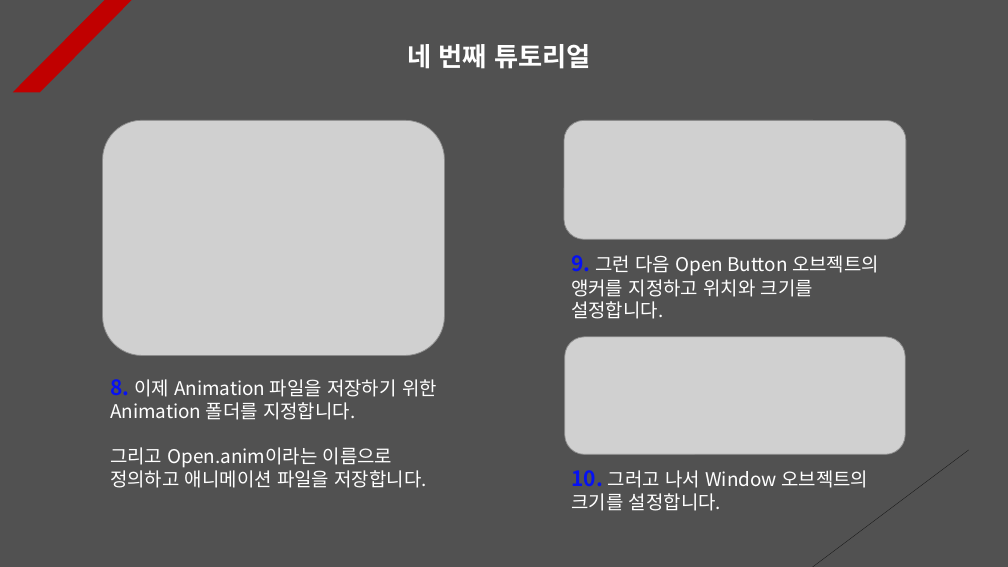
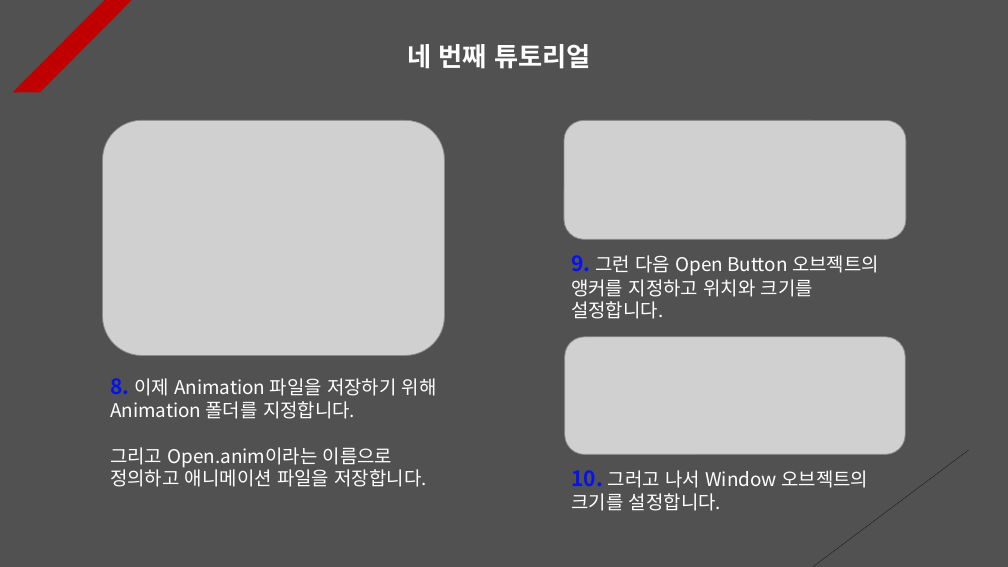
Before and after one commit to Unity2033/3D-UnityEngine, a slide deck: slide 4 of Assets/Animation Clip/PPT Data/Animation Clip Example.pptx. Drawn at 1008x567 pixels with LibreOffice and Linux fonts; fonts in the diff are those of the drawing; grey boxes stand for pictures. Boxes give left, top, right and bottom in pixels: in the first picture for what was removed or moved away, otherwise in the second. Text is boxed around its words. In the diff, an @@ line names an element or a change of style, - is before the commit and + after.

```diff
--- a/Assets/Animation Clip/PPT Data/Animation Clip Example.pptx
+++ b/Assets/Animation Clip/PPT Data/Animation Clip Example.pptx
@@ text at <box>110,378,437,419</box>: text changed @@
-8. 이제 Animation 파일을 저장하기 위한 Animation 폴더를 지정합니다.
+8. 이제 Animation 파일을 저장하기 위해 Animation 폴더를 지정합니다.
```
Also in this commit, not shown: 5 other slides changed, 2 slides added, 2 slides removed, 27 other files.
